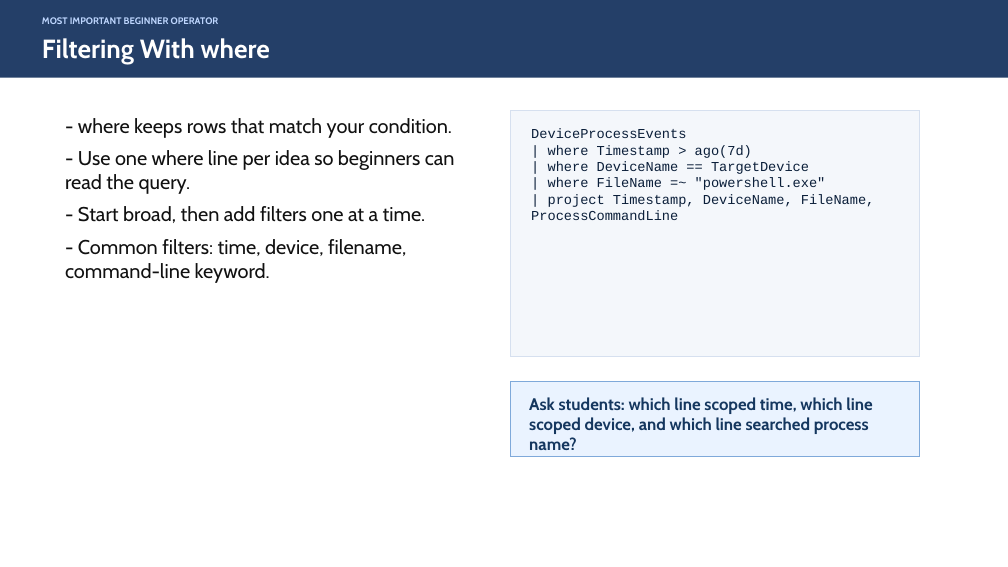
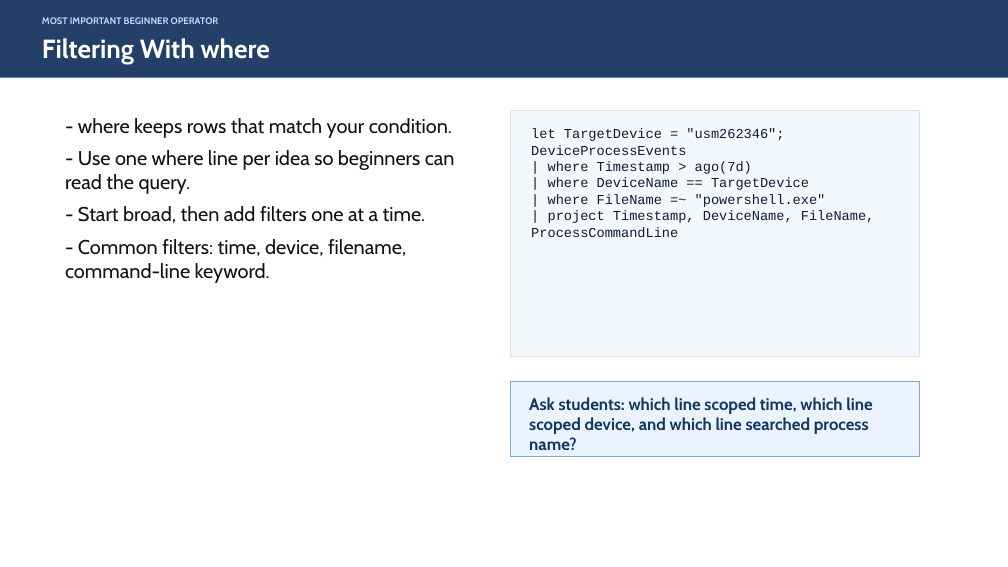
Before and after one commit to Cyberlorians/attackiqkqlsession, a slide deck: slide 6 of AttackIQ-XDR-KQL-CTF-Training.pptx. Drawn at 1008x567 pixels with LibreOffice and Linux fonts; fonts in the diff are those of the drawing. Boxes give left, top, right and bottom in pixels: in the first picture for what was removed or moved away, otherwise in the second. Text is boxed around its words. In the diff, an @@ line names an element or a change of style, - is before the commit and + after.

```diff
--- a/AttackIQ-XDR-KQL-CTF-Training.pptx
+++ b/AttackIQ-XDR-KQL-CTF-Training.pptx
@@ text at box(531, 128, 784, 141): paragraph added @@
+let TargetDevice = "usm262346";
```
Also in this commit, not shown: 8 other slides changed.
